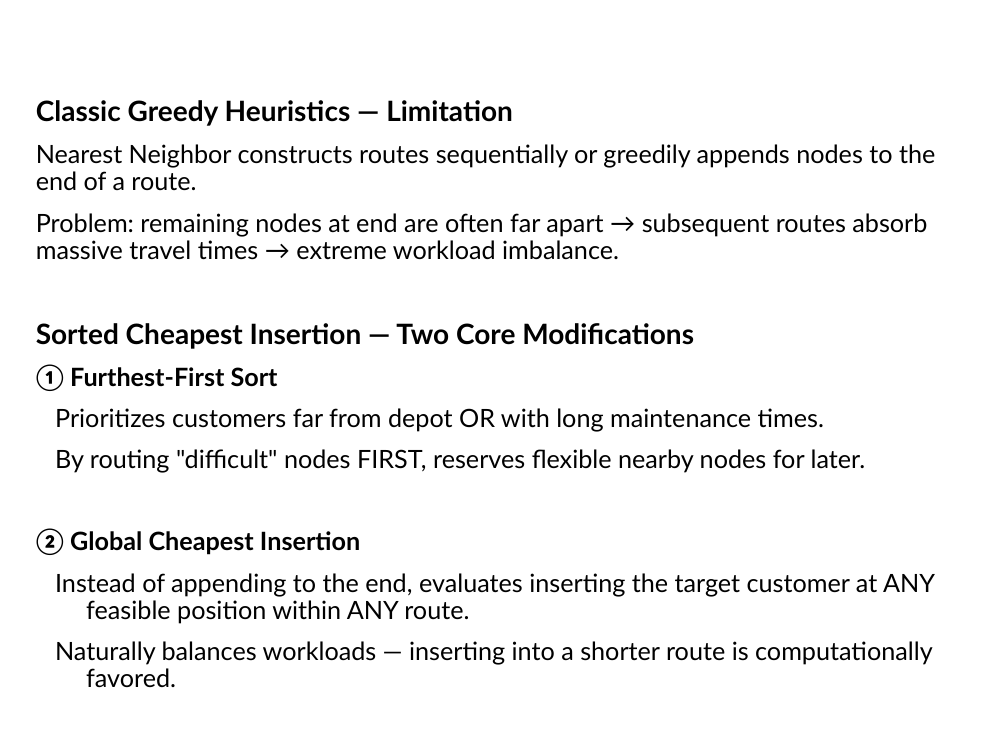
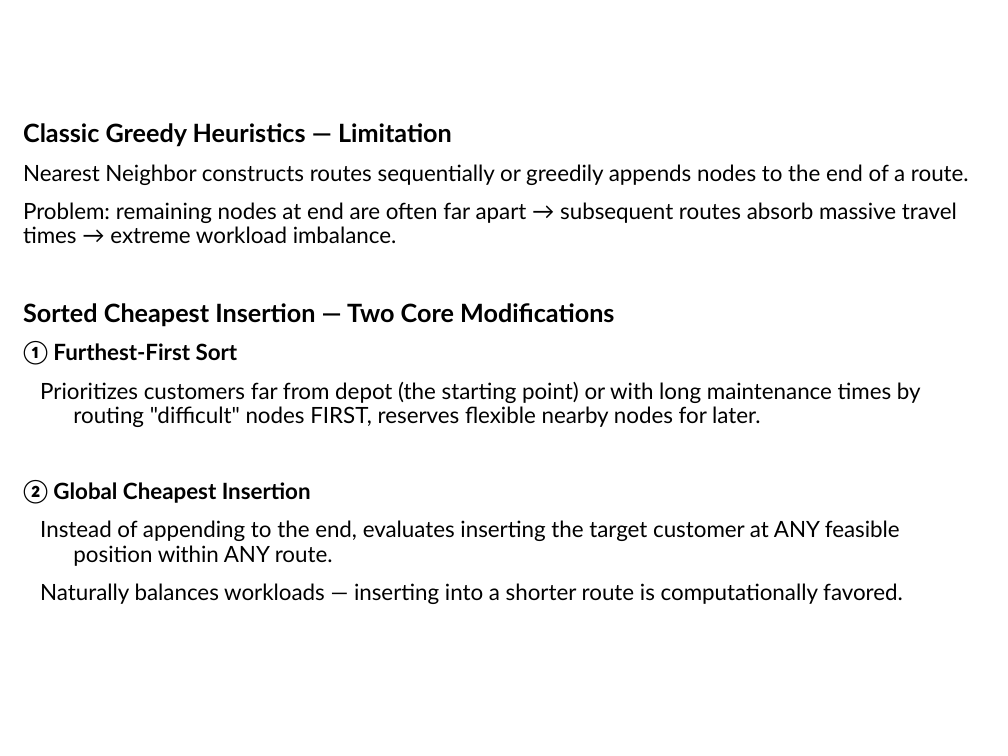
Before and after one commit to meeGit-dpm/167686_Project_Optimization, a slide deck: slide 23 of Report/FundOptG5.pptx. Drawn at 1008x756 pixels with LibreOffice and Linux fonts; fonts in the diff are those of the drawing; background and template pictures are left out. Boxes give left, top, right and bottom in pixels: in the first picture for what was removed or moved away, otherwise in the second. Text is boxed around its words. In the diff, an @@ line names an element or a change of style, - is before the commit and + after.

```diff
--- a/Report/FundOptG5.pptx
+++ b/Report/FundOptG5.pptx
@@ text "Classic Greedy Heuristics — Limitation" moved from (x1=36, y1=100, x2=935, y2=688) to (x1=23, y1=123, x2=969, y2=604) @@
@@ text at (x1=23, y1=123, x2=969, y2=604): size 20 to 18 pt in "Classic Greedy Heuristics — Limitation", "Sorted Cheapest Insertion — Two Core Modifications"; size 18 to 16 pt in "Nearest Neighbor constructs routes sequentially or greedily ...", "Problem: remaining nodes at end are often ...", "① Furthest-First Sort", "② Global Cheapest Insertion" and 2 more places @@
@@ text at (x1=40, y1=382, x2=921, y2=427): text changed; size 18 to 16 pt @@
-Prioritizes customers far from depot OR with long maintenance times.
-By routing "difficult" nodes FIRST, reserves flexible nearby nodes for later.
+Prioritizes customers far from depot (the starting point) or with long maintenance times by routing "difficult" nodes FIRST, reserves flexible nearby nodes for later.
```
Also in this commit, not shown: 5 other slides changed, 1 other file.
